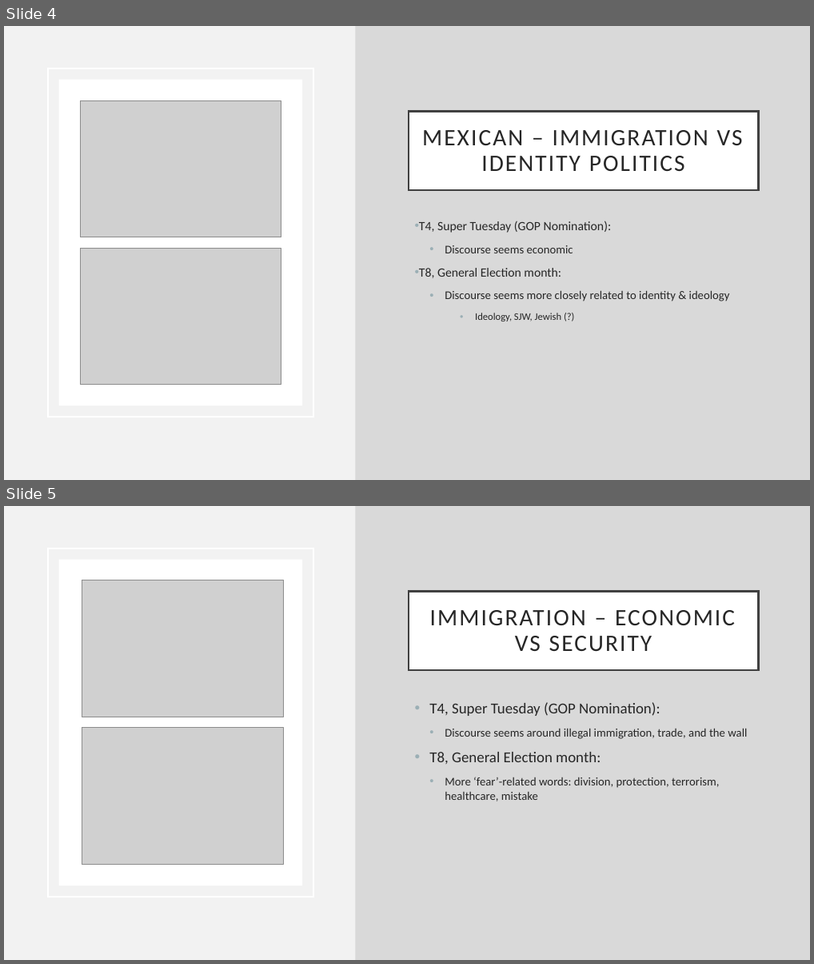
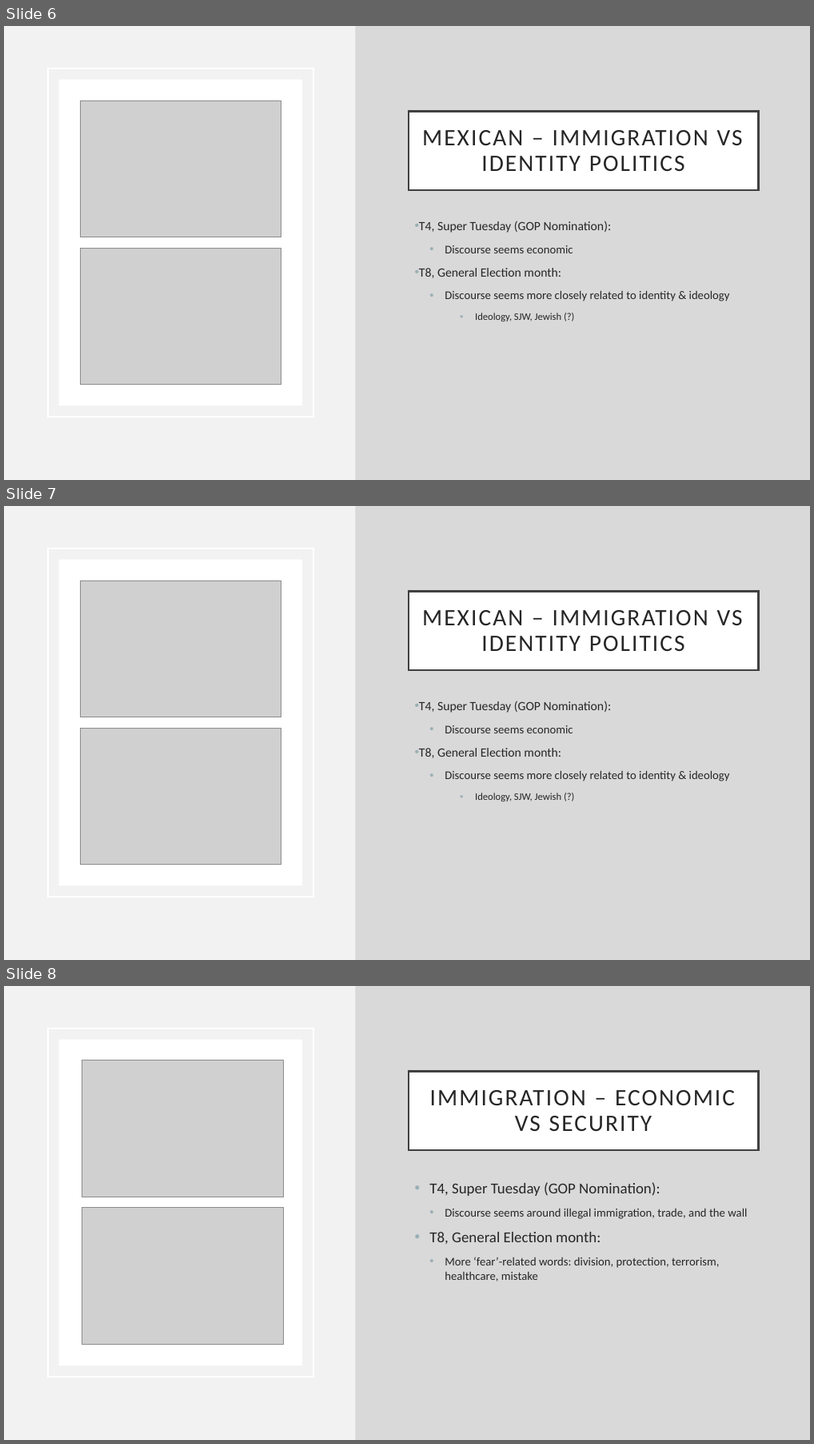
Before and after one commit to adarshmathew/Content-Analysis-2020, a slide deck: code_presentation/embeddings.pptx. Shown one above the other, each under a label of ours: slides 4 and 5 before the commit, slides 6, 7 and 8 after it. The pictures are 814x964 and 814x1444 pixels, drawn with LibreOffice and Linux fonts; fonts in the diff are those of the drawing; grey boxes stand for pictures. Boxes give left, top, right and bottom in pixels: in the first picture for what was removed or moved away, otherwise in the second. Text is boxed around its words. In the diff, an @@ line names an element or a change of style, - is before the commit and + after.

```diff
--- a/code_presentation/embeddings.pptx
+++ b/code_presentation/embeddings.pptx
@@ slide 7 added at bbox=[4, 506, 810, 960], background #F2F2F2; not listed: 1 template element that a slide beside it also shows @@
@@ rectangle added at bbox=[355, 506, 810, 960], fill #D9D9D9 @@
@@ rectangle added at bbox=[48, 548, 314, 896], outline #FFFFFF 2.5 pt @@
@@ rectangle added at bbox=[59, 560, 303, 885], fill #FFFFFF @@
@@ picture added at bbox=[80, 580, 282, 717] @@
@@ title added at bbox=[409, 592, 759, 670], fill #FFFFFF, outline #404040 2.5 pt, 28 pt, text #262626 @@
+MEXICAN – IMMIGRATION VS IDENTITY POLITICS
@@ text added at bbox=[419, 700, 730, 801], 14 pt, text #262626 @@
+• T4, Super Tuesday (GOP Nomination):
+  • Discourse seems economic
+• T8, General Election month:
+  • Discourse seems more closely related to identity & ideology
+    • Ideology, SJW, Jewish (?)
@@ picture added at bbox=[80, 728, 282, 864] @@
@@ what was slide 4 is now slide 6 @@
@@ what was slide 5 is now slide 8 @@
```
Also in this commit, not shown: 3 slides changed, 8 other slides added, 1 slide removed, 2 other files.
